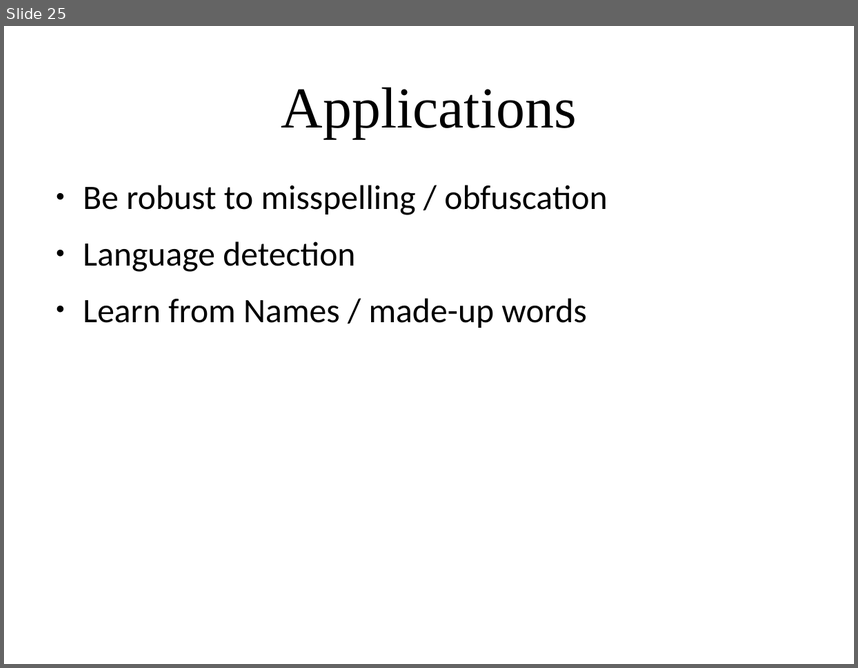
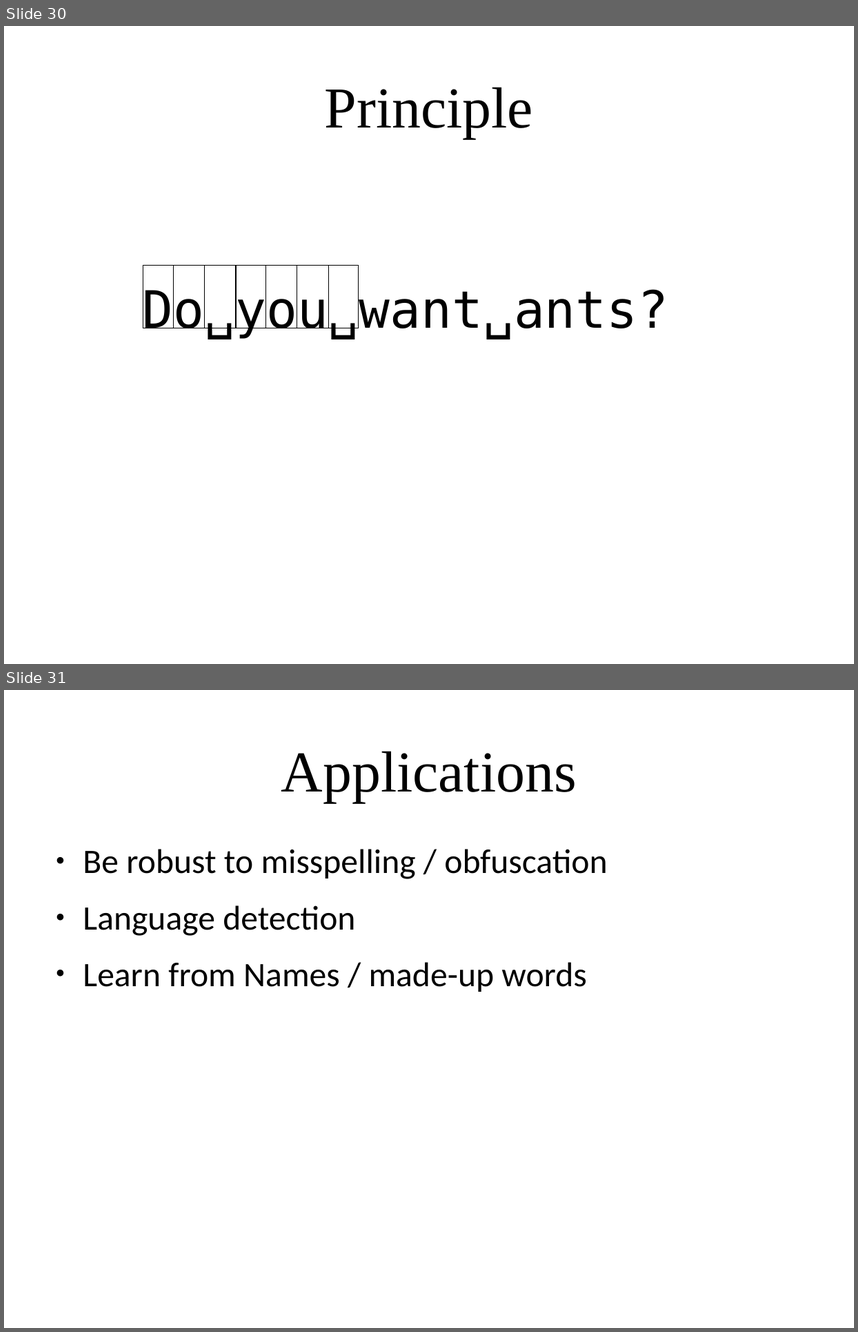
Before and after one commit to amueller/applied_ml_spring_2017, a slide deck: slides/aml-19-040317.odp. Shown one above the other, each under a label of ours: slide 25 before the commit, slides 30 and 31 after it. The pictures are 858x668 and 858x1332 pixels, drawn with LibreOffice and Linux fonts; fonts in the diff are those of the drawing. Boxes give left, top, right and bottom in pixels: in the first picture for what was removed or moved away, otherwise in the second. Text is boxed around its words. In the diff, an @@ line names an element or a change of style, - is before the commit and + after.

```diff
--- a/slides/aml-19-040317.odp
+++ b/slides/aml-19-040317.odp
@@ slide 30 added at <box>4,26,854,664</box>, background #FFFFFF @@
@@ title added at <box>325,87,533,138</box>, 54 pt, text #000000 @@
+Principle
@@ rectangle added at <box>143,265,235,328</box>, outline #000000 0 pt @@
@@ rectangle added at <box>174,265,266,328</box>, outline #000000 0 pt @@
@@ rectangle added at <box>205,265,297,328</box>, outline #000000 0 pt @@
@@ rectangle added at <box>237,265,329,328</box>, outline #000000 0 pt @@
@@ rectangle added at <box>266,265,359,328</box>, outline #000000 0 pt @@
@@ text added at <box>143,285,668,339</box>, 48 pt, text #000000 @@
+Do␣you␣want␣ants?
@@ what was slide 25 is now slide 31 @@
```
Also in this commit, not shown: 2 slides changed, 23 other slides added, 6 slides removed, 2 other files.
